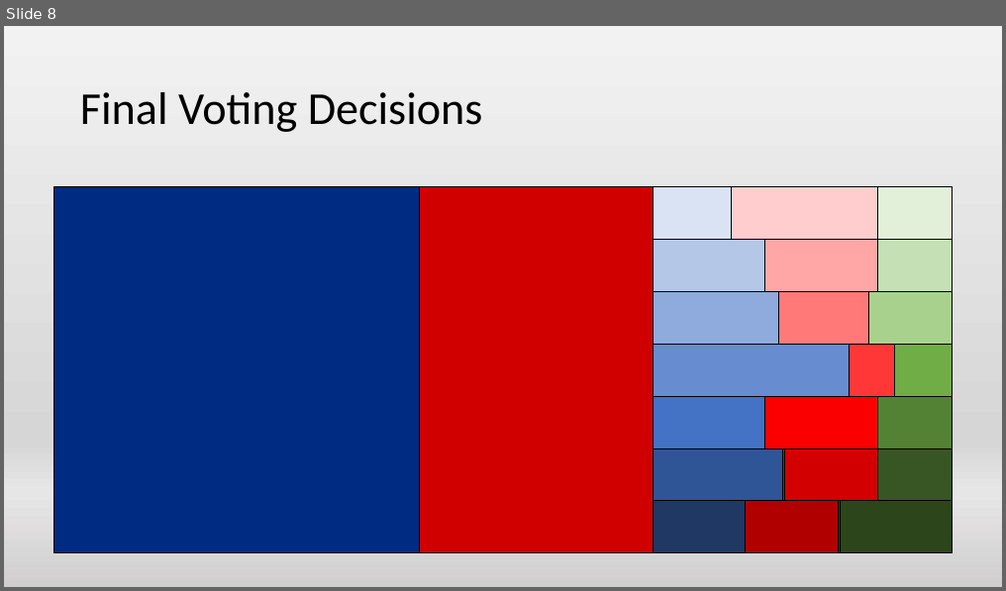
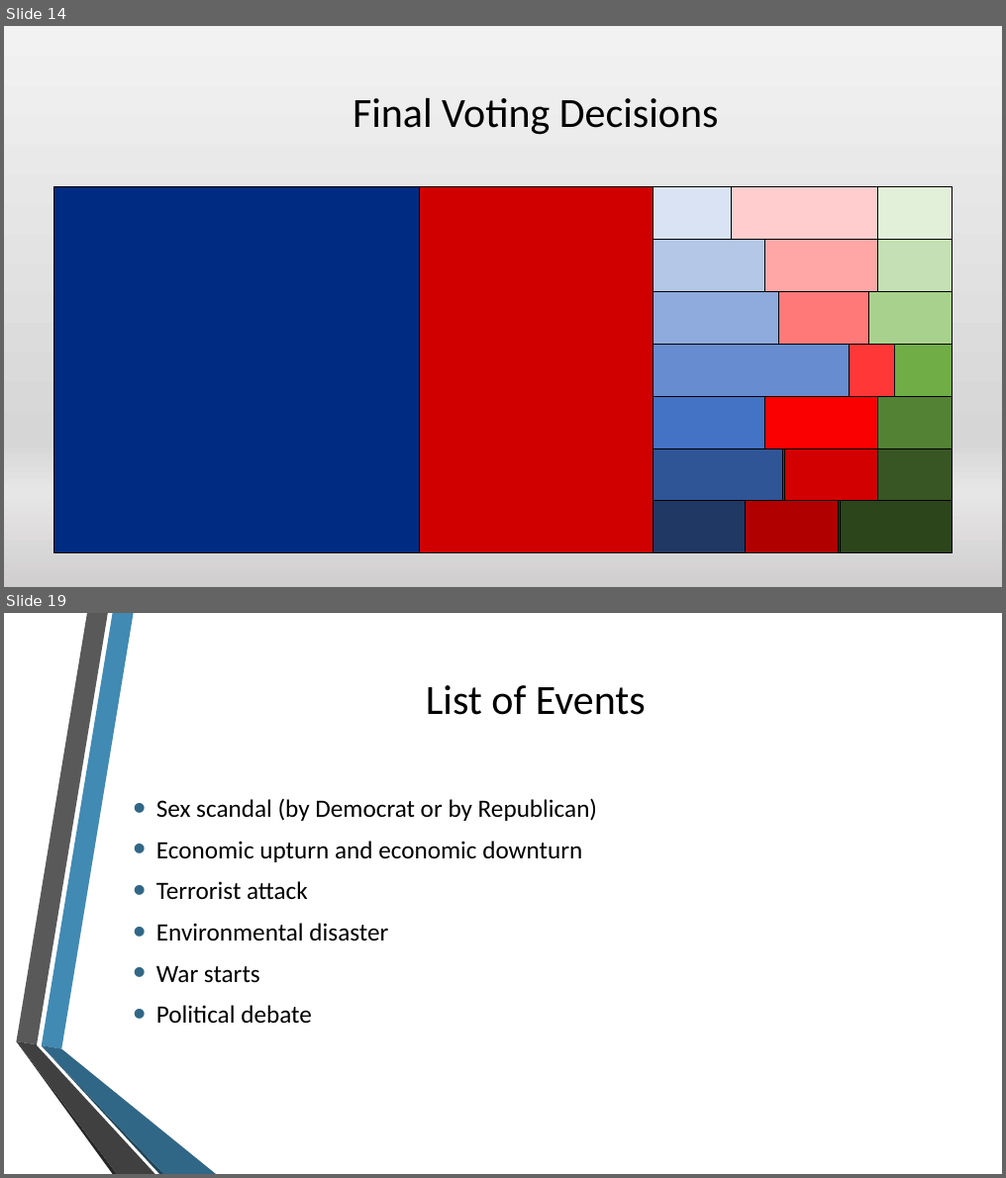
Before and after one commit to blimpich/election_simulator, a slide deck: Final Presentation 2.pptx. Shown one above the other, each under a label of ours: slide 8 before the commit, slides 14 and 19 after it; the slides between them are not shown. The pictures are 1006x591 and 1006x1178 pixels, drawn with LibreOffice and Linux fonts; fonts in the diff are those of the drawing; background and template pictures are left out. Boxes give left, top, right and bottom in pixels: in the first picture for what was removed or moved away, otherwise in the second. Text is boxed around its words. In the diff, an @@ line names an element or a change of style, - is before the commit and + after.

```diff
--- a/Final Presentation 2.pptx
+++ b/Final Presentation 2.pptx
@@ slide 19 added at (4, 613, 1002, 1174), background picture (left out) @@
@@ title added at (426, 685, 646, 715), 40 pt, text #000000 @@
+List of Events
@@ text added at (156, 798, 597, 1023), 24 pt, text #000000 @@
+• Sex scandal (by Democrat or by Republican)
+• Economic upturn and economic downturn
+• Terrorist attack
+• Environmental disaster
+• War starts
+• Political debate
@@ group added at (16, 613, 216, 1174): 6 freeform shapes @@
@@ what was slide 8 is now slide 14 @@
@@ slide 14 changed as well @@
@@ text "Final Voting Decisions": place and size @@
-text "Final Voting Decisions" at (80, 92, 483, 132)
+text "Final Voting Decisions" at (352, 98, 719, 135)
@@ text "Final Voting Decisions" at (352, 98, 719, 135): size 44 to 40 pt; alignment left to centre; line spacing 0.9 to 1 @@
```
Also in this commit, not shown: 5 other slides changed, 19 other slides added, 4 slides removed.
